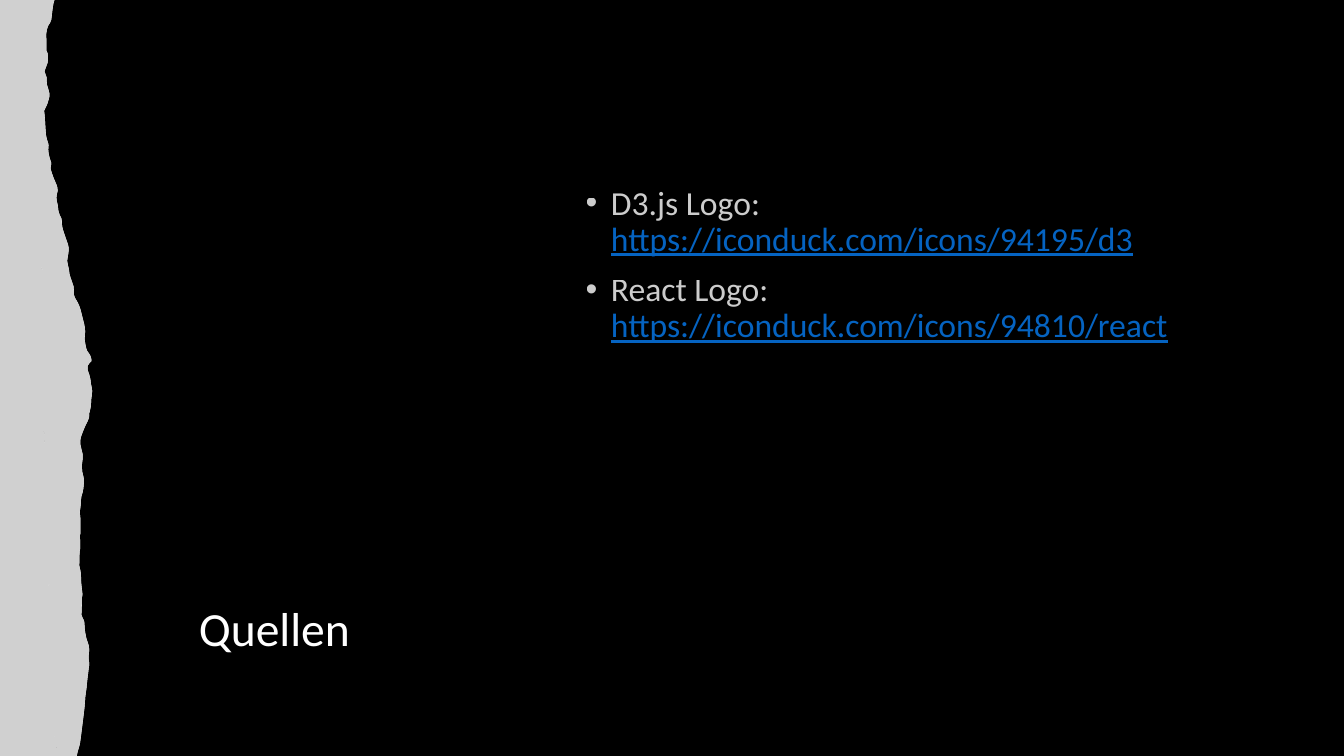
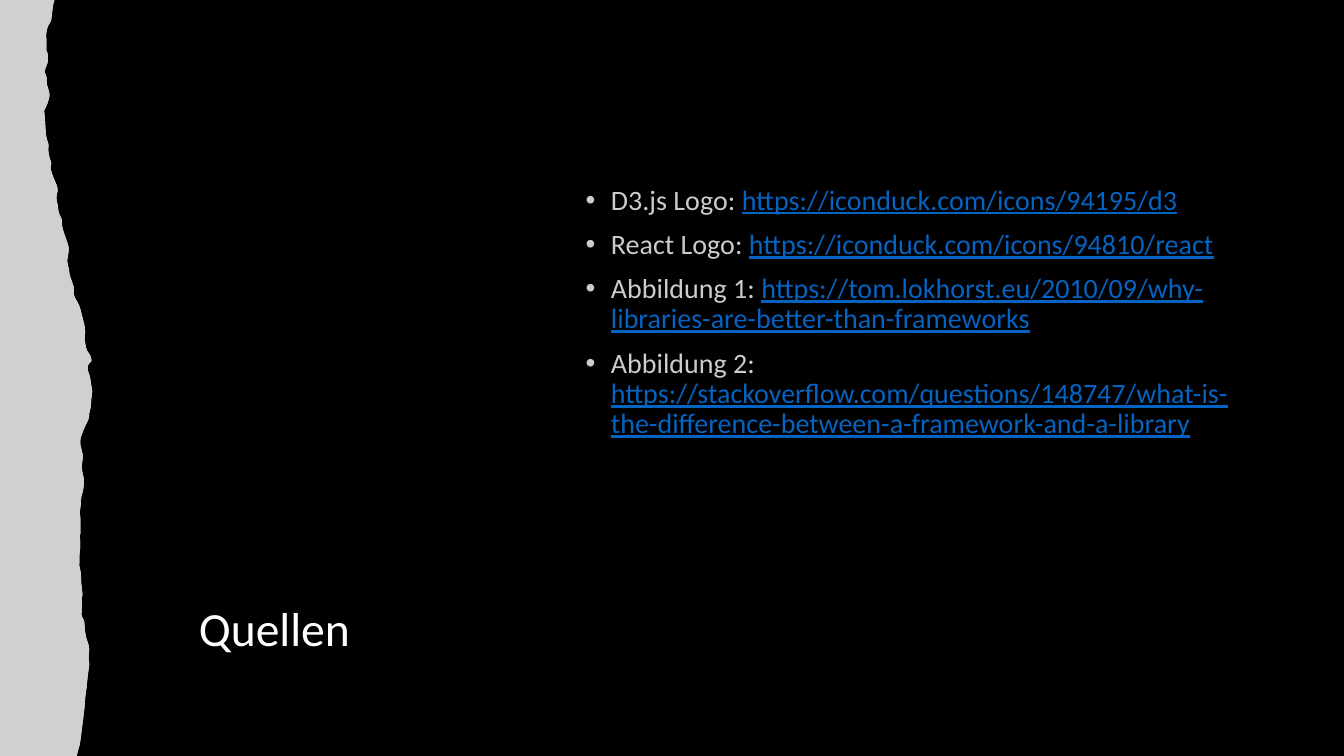
Before and after one commit to anna-staub/leiterlispiel, a slide deck: slide 11 of documents/JavaScript_Libraries/Gruppe_C_Praesentation_JSLibraries.pptx. Drawn at 1344x756 pixels with LibreOffice and Linux fonts; fonts in the diff are those of the drawing; grey boxes stand for pictures. Boxes give left, top, right and bottom in pixels: in the first picture for what was removed or moved away, otherwise in the second. Text is boxed around its words. In the diff, an @@ line names an element or a change of style, - is before the commit and + after.

Commit message:
update Library PPP

```diff
--- a/documents/JavaScript_Libraries/Gruppe_C_Praesentation_JSLibraries.pptx
+++ b/documents/JavaScript_Libraries/Gruppe_C_Praesentation_JSLibraries.pptx
@@ text at box(611, 190, 1213, 259): size 24 to 20 pt in "D3.js Logo: https://iconduck.com/icons/94195/d3", "React Logo: https://iconduck.com/icons/94810/react" @@
@@ text at box(611, 278, 1228, 438): paragraphs added @@
+• Abbildung 1: https://tom.lokhorst.eu/2010/09/why-libraries-are-better-than-frameworks
+• Abbildung 2: https://stackoverflow.com/questions/148747/what-is-the-difference-between-a-framework-and-a-library
```
Also in this commit, not shown: 4 other slides changed, 1 other file.
